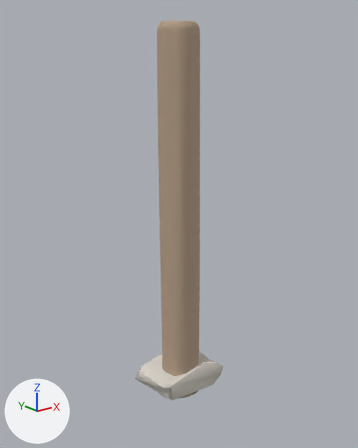
The glTF model assets/tower/approved-library/architecture/bagana-f2-3x12x3-v2.glb, before and after one commit.
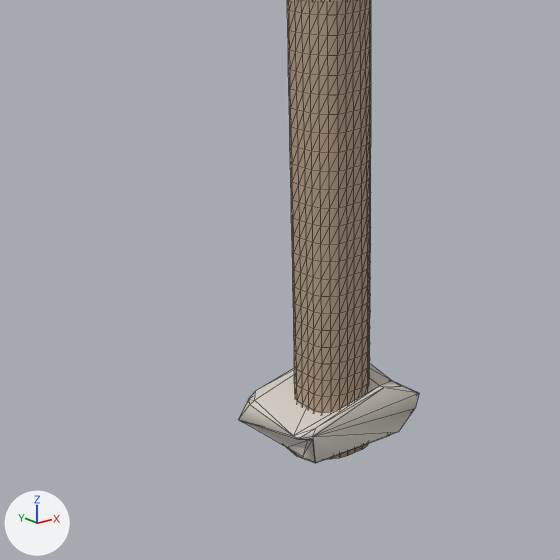
Each version appears first whole from a 50 mm lens placed at (-2.171, -2.708, 1.212), pointed at (0.02, 0.031, 0.116), and next in a close-up on the part from 5% to 82% of the width and 39% to 100% of the height. Every picture has the same lights, and +X, +Y and +Z are marked at lower left. The first two pictures are the older version. The close-ups show mesh edges as thin lines.

The first close-up shows 'bagana_stone', 'bagana_wood'.
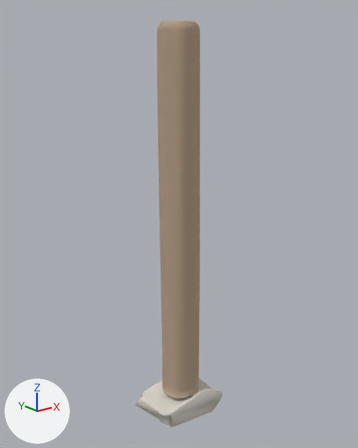
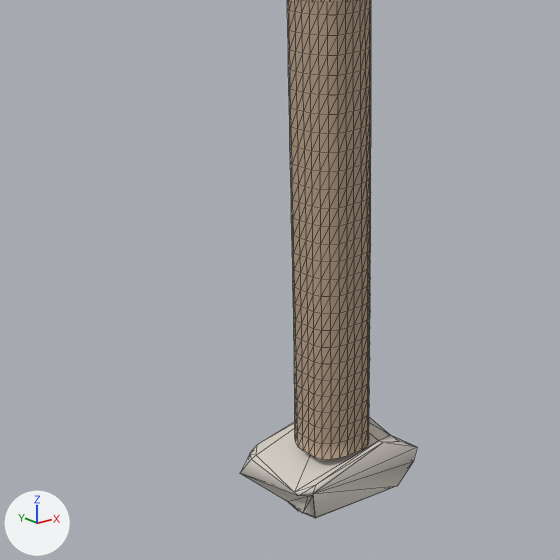
The edits, one by one:
me_bagana_form_2_stone is used by ob_bagana_stone; location (0.0, 0.0, 0.0).
me_bagana_form_2_stone had 41 vertices, 78 faces and spanned x -0.303..0.303, y -0.227..0.227, z -1.25..-1.0.
me_bagana_form_2_stone now has 41 vertices, 78 faces and spans x -0.303..0.303, y -0.227..0.227, z -1.5..-1.25.
me_bagana_form_2_stone part 1: the whole mesh is moved by (0.0, 0.0, -0.25).

Location of each change, (x1, y1, x2, y2) in pixels of the close-ups (560 x 560 px):
'bagana_stone', moved
    before: (238, 364, 419, 463)
    after: (240, 417, 417, 518)
